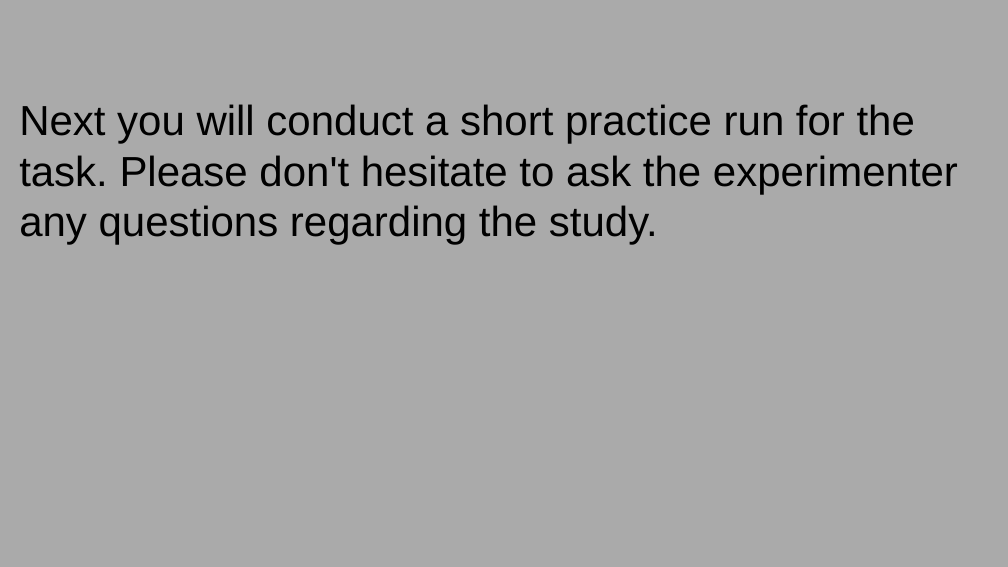
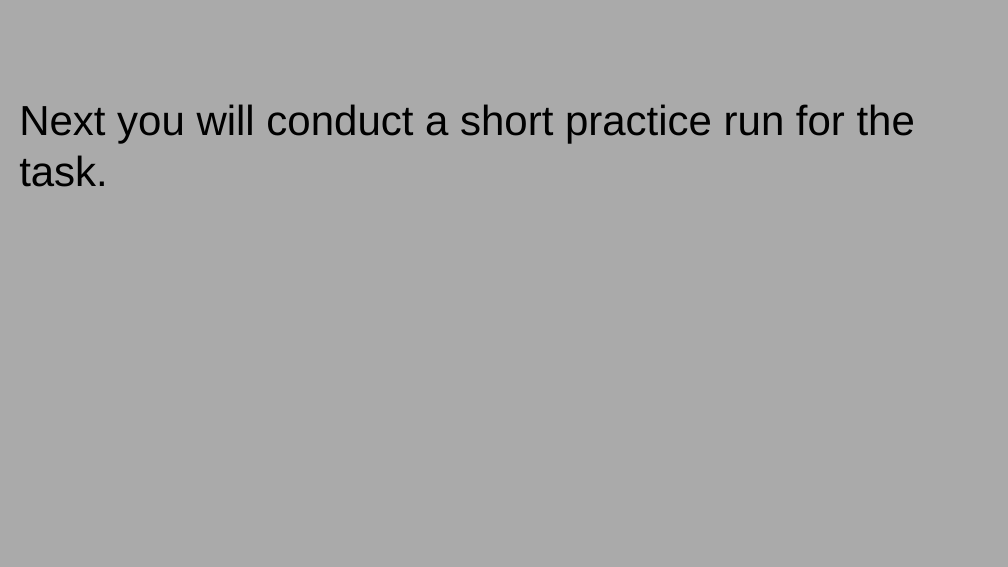
Before and after one commit to GoldenbergLab/task-group-categorization-amit, a slide deck: slide 8 of img/ins/instructions2.3.19.pptx. Drawn at 1008x567 pixels with LibreOffice and Linux fonts; fonts in the diff are those of the drawing. Boxes give left, top, right and bottom in pixels: in the first picture for what was removed or moved away, otherwise in the second. Text is boxed around its words. In the diff, an @@ line names an element or a change of style, - is before the commit and + after.

```diff
--- a/img/ins/instructions2.3.19.pptx
+++ b/img/ins/instructions2.3.19.pptx
@@ text at <box>19,104,915,187</box>: text changed @@
-Next you will conduct a short practice run for the task. Please don't hesitate to ask the experimenter any questions regarding the study.
+Next you will conduct a short practice run for the task.
```
Also in this commit, not shown: 2 other slides changed, 4 other files.
